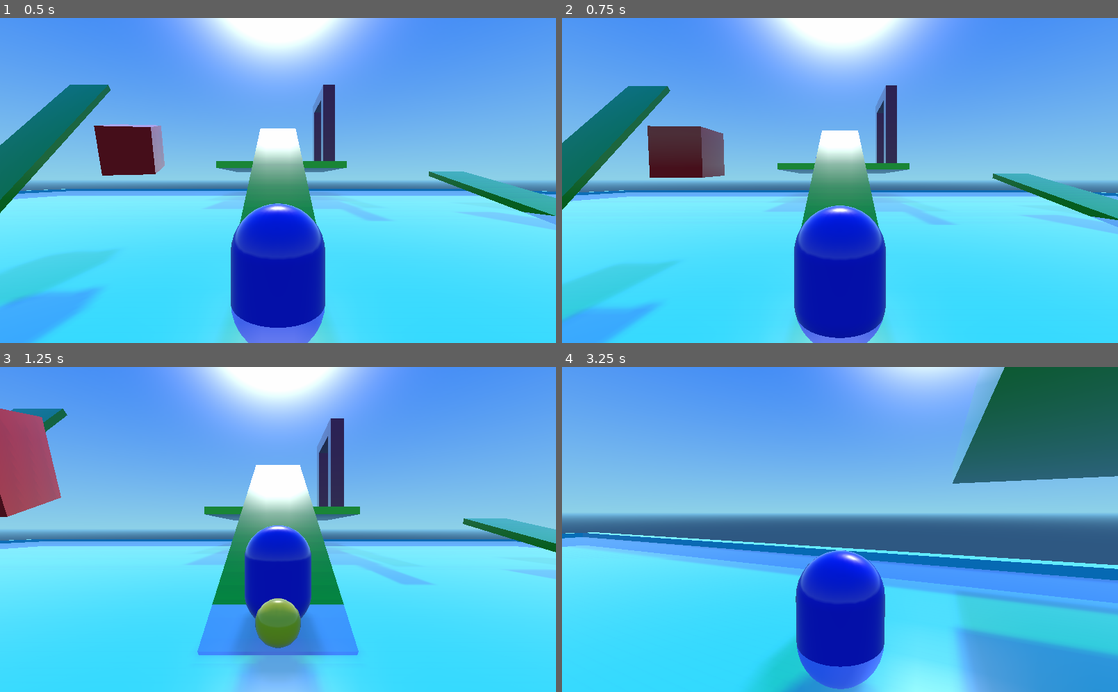
Above: before the commit, frames 1-4 (two rows, left to right).
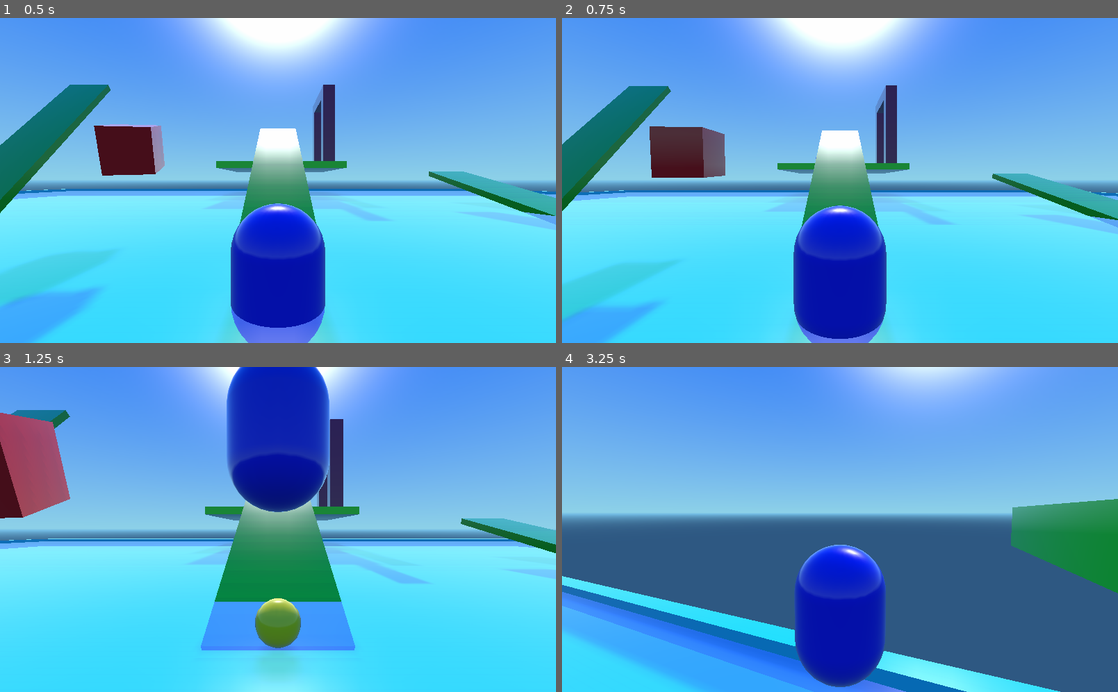
Above: after the commit, the same moments.

Repository: Chrisknyfe/godot-scraps
Game: Godot game, scene res://Main.tscn
The game is run twice, just before and just after one commit, with the same random seed, the same clock (stepped at 60 frames per second) and the same inputs.
Inputs (mouse positions are in pixels of both pictures, inside the frame that each line leads up to):
- Up to frame 1 (0.5 s): no input
- Up to frame 2 (0.75 s): tap Enter (ui_accept) at 0.5, 0.6 s; move the mouse to (867, 180) at 0.52 s; hold W (ui_up) from 0.53 s (still down)
- Up to frame 3 (1.25 s): keep holding W (ui_up); tap Space (jump, bound only after the commit) at 0.77, 1.07 s; tap Tab (ui_focus_next) at 0.8 s
- Up to frame 4 (3.25 s): keep holding W (ui_up); move the mouse to (812, 529) at 1.27 s; tap Tab (ui_focus_next) at 1.35 s; tap Space (jump, bound only after the commit) at 1.52, 1.82, 3.02, 3.05 s; tap F (fly, bound only after the commit) at 1.55, 2.1 s; move the mouse to (851, 523) at 2.02 s; hold Shift (sprint, bound only after the commit) 2.03-2.78 s; move the mouse to (834, 536) at 2.77 s; tap Shift (sprint, bound only after the commit) at 2.85 s

Frame 1 is identical in both runs. In frame 2, 0.5% of the frame differs, in the area x 0-100%, y 20-100%; in frame 3, 15%; in frame 4, 47%, in the area x 0-100%, y 0-100%.

Commit message:
Character flying, sprinting, and jumping

Diff:
--- a/character_controller/Main.gd
+++ b/character_controller/Main.gd
@@ -15,11 +15,11 @@
 func _process(delta):
 	# Called every frame. Delta is time since last frame.
 	# Update game logic here.
-	if Input.is_action_just_pressed("ui_accept"):
+	if Input.is_action_just_pressed("reset"):
 		get_tree().reload_current_scene()
-	if Input.is_action_just_pressed("ui_quit"):
+	if Input.is_action_just_pressed("quit"):
 		get_tree().quit()
-	if Input.is_action_just_pressed("ui_focus_next"):
+	if Input.is_action_just_pressed("possess"):
 		if $Spirit.is_posessing():
 			$Spirit.posess(null)
 		else:
--- a/character_controller/Main.tscn
+++ b/character_controller/Main.tscn
@@ -351,7 +351,7 @@
 far = 200.0
 _sections_unfolded = [ "Transform" ]
 
-[node name="MeshInstance" type="MeshInstance" parent="Spirit" index="1"]
+[node name="Sphere" type="MeshInstance" parent="Spirit" index="1"]
 
 transform = Transform( 0.5, 0, 0, 0, 0.5, 0, 0, 0, 0.5, 0, 0, 0 )
 layers = 1
@@ -363,10 +363,10 @@
 lod_min_hysteresis = 0.0
 lod_max_distance = 0.0
 lod_max_hysteresis = 0.0
-mesh = SubResource( 8 )
+mesh = SubResource( 3 )
 skeleton = NodePath("..")
 material/0 = null
-_sections_unfolded = [ "Transform" ]
+_sections_unfolded = [ "Transform", "Visibility" ]
 
 [node name="Player" parent="." index="10" instance=ExtResource( 8 )]
 
@@ -384,10 +384,10 @@
 anchor_top = 0.0
 anchor_right = 0.0
 anchor_bottom = 0.0
-margin_left = 340.0
-margin_top = 220.0
-margin_right = 700.0
-margin_bottom = 390.0
+margin_left = 22.0
+margin_top = 520.0
+margin_right = 126.0
+margin_bottom = 578.0
 rect_pivot_offset = Vector2( 0, 0 )
 rect_clip_content = false
 mouse_filter = 0
@@ -401,10 +401,10 @@
 anchor_top = 0.0
 anchor_right = 0.0
 anchor_bottom = 0.0
-margin_left = 160.0
-margin_top = 80.0
-margin_right = 213.0
-margin_bottom = 94.0
+margin_left = 28.0
+margin_top = 25.0
+margin_right = 81.0
+margin_bottom = 39.0
 rect_pivot_offset = Vector2( 0, 0 )
 rect_clip_content = false
 mouse_filter = 2
--- a/character_controller/Player.gd
+++ b/character_controller/Player.gd
@@ -1,15 +1,23 @@
 extends KinematicBody
 
+# Constants
+const GRAVITY = 9.8 * 3
+const WALK_SPEED = 10
+const SPRINT_SPEED = 40
+const ACCEL = 4
+const DEACCEL = 8
+const JUMP_HEIGHT = 15
+const FLY_SPEED = 20
+const FLY_ACCEL = 4
 
-var gravity = 9.8 * 3
-const WALK_SPEED = 20
-const WALK_ACCEL = 4
-const JUMP_HEIGHT = 15
+# externally controllable vars
+var direction = Vector3()
+var flying = false
+var sprinting = false
+var jumping = false
 
-var speed = 600
-var direction = Vector3() # directed by posessing spirit
-var velocity  = Vector3()
-var look_angle_target = 0
+# internal vars
+var velocity  = Vector3() # smoothed velocity
 
 
 func _ready():
@@ -25,18 +33,45 @@
 
 
 func _physics_process(delta):
-	walk(delta)
+	if flying:
+		fly(delta)
+	else:
+		if sprinting:
+			walk(delta, SPRINT_SPEED)
+		else:
+			walk(delta, WALK_SPEED)
 
-func walk(delta):
-	# Clip y direction and normalize to player's speed
-	direction.y = 0
-	direction = direction.normalized()
-	direction = direction * WALK_SPEED
+func fly(delta):
+	var temp_direction = direction
+	# space to go up a bit
+	if Input.is_key_pressed(KEY_SPACE):
+		temp_direction += Vector3(0, 1, 0)
+	# normalize to player's fly speed
+	temp_direction = temp_direction.normalized()
+	temp_direction = temp_direction * FLY_SPEED
 
-	direction.y = velocity.y
-	velocity = velocity.linear_interpolate(direction, WALK_ACCEL * delta)
-	velocity.y -= gravity * delta
+	velocity = velocity.linear_interpolate(temp_direction, FLY_ACCEL * delta)
+	velocity = move_and_slide(velocity, Vector3(0, 1, 0))
+
+func walk(delta, speed):
+	var temp_direction = direction
+	# Clip y direction and normalize to player's walk speed
+	temp_direction.y = 0
+	temp_direction = temp_direction.normalized()
+	temp_direction = temp_direction * speed
+
+	temp_direction.y = velocity.y
+
+	# decelerate faster
+	var accel = ACCEL
+	if temp_direction.dot(velocity) > 0:
+		accel = DEACCEL
+
+	velocity = velocity.linear_interpolate(temp_direction, accel * delta)
+
+	velocity.y -= GRAVITY * delta
+	if is_on_floor() and Input.is_key_pressed(KEY_SPACE):
+		velocity.y = JUMP_HEIGHT
+
 	velocity = move_and_slide(velocity, Vector3(0, 1, 0))
 #
-#	if is_on_floor() and Input.is_key_pressed(KEY_SPACE):
-#		velocity.y = 10
--- a/character_controller/Spirit.gd
+++ b/character_controller/Spirit.gd
@@ -64,27 +64,46 @@
 
 	# Horizontal movement based on WASD
 	var direction_target = Vector3(0, 0, 0)
-	if Input.is_action_pressed("ui_left"):
+	if Input.is_action_pressed("left"):
 		direction_target += Vector3(-1, 0, 0).rotated(Vector3(0, 1, 0), rot_target.y)
-	if Input.is_action_pressed("ui_right"):
+	if Input.is_action_pressed("right"):
 		direction_target += Vector3(1, 0, 0).rotated(Vector3(0, 1, 0), rot_target.y)
-	if Input.is_action_pressed("ui_up"):
+	if Input.is_action_pressed("forward"):
 		direction_target += Vector3(0, 0, -1).rotated(Vector3(1, 0, 0), rot_target.x).rotated(Vector3(0, 1, 0), rot_target.y)
-	if Input.is_action_pressed("ui_down"):
+	if Input.is_action_pressed("back"):
 		direction_target += Vector3(0, 0, 1).rotated(Vector3(1, 0, 0), rot_target.x).rotated(Vector3(0, 1, 0), rot_target.y)
 	direction_target = direction_target.normalized()
 
 	if is_posessing():
 		var h = get_host()
+		# Control the direction of the host's movement
 		h.direction = direction_target
 		# Make the camera follow the player
 		translation = h.translation
 
+		if Input.is_action_pressed("jump"):
+			h.jumping = true
+		else:
+			h.jumping = false
+
+		if Input.is_action_just_pressed("fly"):
+			h.flying = !h.flying
+
+		if Input.is_action_pressed("sprint"):
+			h.sprinting = true
+		else:
+			h.sprinting = false
+
+		if $Sphere.visible:
+			$Sphere.visible = false
 	else:
-		# Move based on our own desired velocity
+		# Fly based on our own desired velocity
 		direction_target = direction_target * FLY_SPEED
 		velocity_target = velocity_target.linear_interpolate(direction_target, FLY_ACCEL * delta)
 		global_translate(velocity_target * delta)
+
+		if !$Sphere.visible:
+			$Sphere.visible = true
 
 	rotation = rot_target
 
--- a/character_controller/project.godot
+++ b/character_controller/project.godot
@@ -19,21 +19,35 @@
 ui_accept=[ Object(InputEventKey,"resource_local_to_scene":false,"resource_name":"","device":0,"alt":false,"shift":false,"control":false,"meta":false,"command":false,"pressed":false,"scancode":16777221,"unicode":0,"echo":false,"script":null)
 , Object(InputEventKey,"resource_local_to_scene":false,"resource_name":"","device":0,"alt":false,"shift":false,"control":false,"meta":false,"command":false,"pressed":false,"scancode":16777222,"unicode":0,"echo":false,"script":null)
 , Object(InputEventKey,"resource_local_to_scene":false,"resource_name":"","device":0,"alt":false,"shift":false,"control":false,"meta":false,"command":false,"pressed":false,"scancode":49,"unicode":0,"echo":false,"script":null)
-, Object(InputEventJoypadButton,"resource_local_to_scene":false,"resource_name":"","device":0,"button_index":0,"pressure":0.0,"pressed":false,"script":null)
  ]
 ui_left=[ Object(InputEventKey,"resource_local_to_scene":false,"resource_name":"","device":0,"alt":false,"shift":false,"control":false,"meta":false,"command":false,"pressed":false,"scancode":65,"unicode":0,"echo":false,"script":null)
-, Object(InputEventJoypadButton,"resource_local_to_scene":false,"resource_name":"","device":0,"button_index":14,"pressure":0.0,"pressed":false,"script":null)
  ]
 ui_right=[ Object(InputEventKey,"resource_local_to_scene":false,"resource_name":"","device":0,"alt":false,"shift":false,"control":false,"meta":false,"command":false,"pressed":false,"scancode":68,"unicode":0,"echo":false,"script":null)
-, Object(InputEventJoypadButton,"resource_local_to_scene":false,"resource_name":"","device":0,"button_index":15,"pressure":0.0,"pressed":false,"script":null)
  ]
 ui_up=[ Object(InputEventKey,"resource_local_to_scene":false,"resource_name":"","device":0,"alt":false,"shift":false,"control":false,"meta":false,"command":false,"pressed":false,"scancode":87,"unicode":0,"echo":false,"script":null)
-, Object(InputEventJoypadButton,"resource_local_to_scene":false,"resource_name":"","device":0,"button_index":12,"pressure":0.0,"pressed":false,"script":null)
  ]
 ui_down=[ Object(InputEventKey,"resource_local_to_scene":false,"resource_name":"","device":0,"alt":false,"shift":false,"control":false,"meta":false,"command":false,"pressed":false,"scancode":83,"unicode":0,"echo":false,"script":null)
-, Object(InputEventJoypadButton,"resource_local_to_scene":false,"resource_name":"","device":0,"button_index":13,"pressure":0.0,"pressed":false,"script":null)
  ]
-ui_quit=[ Object(InputEventKey,"resource_local_to_scene":false,"resource_name":"","device":0,"alt":false,"shift":false,"control":false,"meta":false,"command":false,"pressed":false,"scancode":16777217,"unicode":0,"echo":false,"script":null)
+quit=[ Object(InputEventKey,"resource_local_to_scene":false,"resource_name":"","device":0,"alt":false,"shift":false,"control":false,"meta":false,"command":false,"pressed":false,"scancode":16777217,"unicode":0,"echo":false,"script":null)
+ ]
+jump=[ Object(InputEventKey,"resource_local_to_scene":false,"resource_name":"","device":0,"alt":false,"shift":false,"control":false,"meta":false,"command":false,"pressed":false,"scancode":32,"unicode":0,"echo":false,"script":null)
+ ]
+fly=[ Object(InputEventKey,"resource_local_to_scene":false,"resource_name":"","device":0,"alt":false,"shift":false,"control":false,"meta":false,"command":false,"pressed":false,"scancode":70,"unicode":0,"echo":false,"script":null)
+ ]
+possess=[ Object(InputEventKey,"resource_local_to_scene":false,"resource_name":"","device":0,"alt":false,"shift":false,"control":false,"meta":false,"command":false,"pressed":false,"scancode":16777218,"unicode":0,"echo":false,"script":null)
+ ]
+forward=[ Object(InputEventKey,"resource_local_to_scene":false,"resource_name":"","device":0,"alt":false,"shift":false,"control":false,"meta":false,"command":false,"pressed":false,"scancode":87,"unicode":0,"echo":false,"script":null)
+ ]
+back=[ Object(InputEventKey,"resource_local_to_scene":false,"resource_name":"","device":0,"alt":false,"shift":false,"control":false,"meta":false,"command":false,"pressed":false,"scancode":83,"unicode":0,"echo":false,"script":null)
+ ]
+left=[ Object(InputEventKey,"resource_local_to_scene":false,"resource_name":"","device":0,"alt":false,"shift":false,"control":false,"meta":false,"command":false,"pressed":false,"scancode":65,"unicode":0,"echo":false,"script":null)
+ ]
+right=[ Object(InputEventKey,"resource_local_to_scene":false,"resource_name":"","device":0,"alt":false,"shift":false,"control":false,"meta":false,"command":false,"pressed":false,"scancode":68,"unicode":0,"echo":false,"script":null)
+ ]
+reset=[ Object(InputEventKey,"resource_local_to_scene":false,"resource_name":"","device":0,"alt":false,"shift":false,"control":false,"meta":false,"command":false,"pressed":false,"scancode":16777222,"unicode":0,"echo":false,"script":null)
+, Object(InputEventKey,"resource_local_to_scene":false,"resource_name":"","device":0,"alt":false,"shift":false,"control":false,"meta":false,"command":false,"pressed":false,"scancode":16777221,"unicode":0,"echo":false,"script":null)
+ ]
+sprint=[ Object(InputEventKey,"resource_local_to_scene":false,"resource_name":"","device":0,"alt":false,"shift":false,"control":false,"meta":false,"command":false,"pressed":false,"scancode":16777237,"unicode":0,"echo":false,"script":null)
  ]
 
 [rendering]
Not shown: 7 places in character_controller/Main.tscn that only renumber resources
